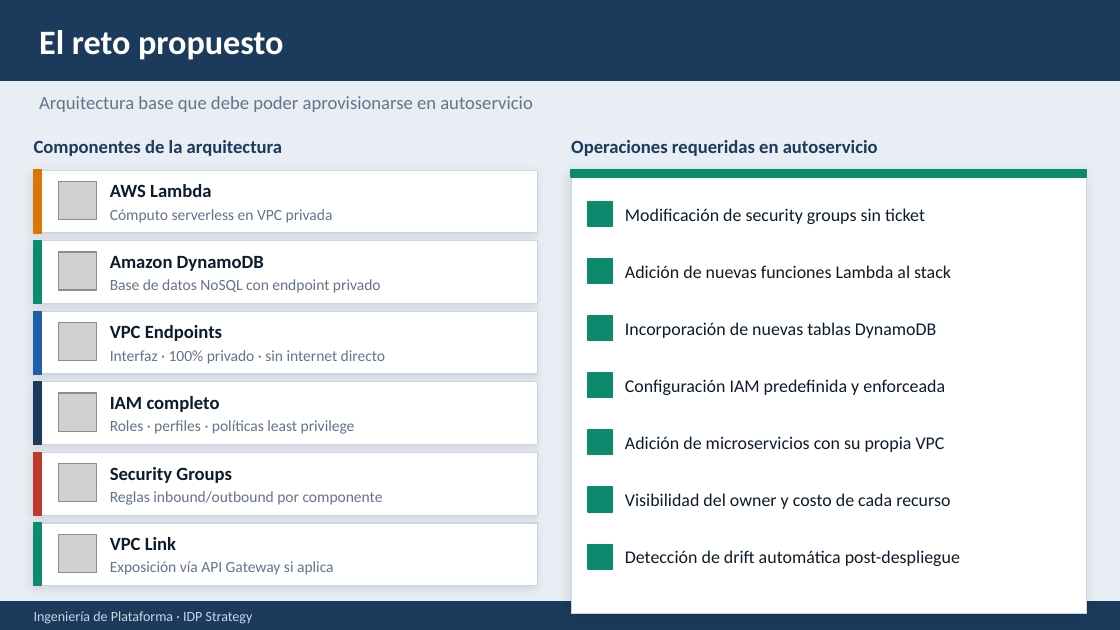
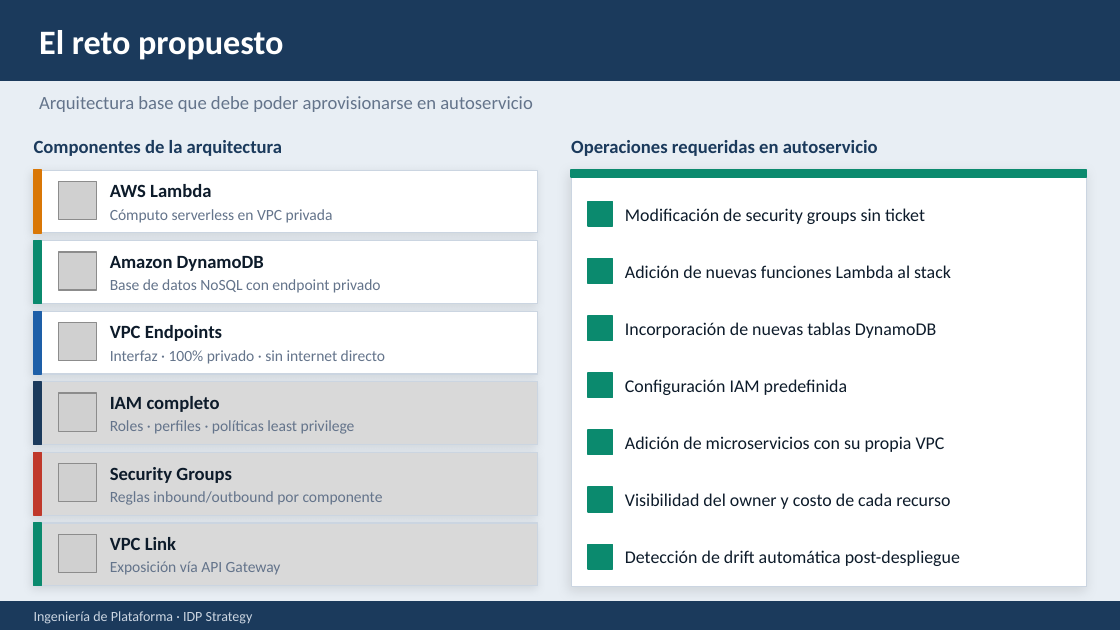
Before and after one commit to demos-and-pilots/port-aws-golden-path, a slide deck: slide 4 of presentation/IDP_Strategy_Port_CFN_GitHubActions.pptx. Drawn at 1120x630 pixels with LibreOffice and Linux fonts; fonts in the diff are those of the drawing; grey boxes stand for pictures. Boxes give left, top, right and bottom in pixels: in the first picture for what was removed or moved away, otherwise in the second. Text is boxed around its words. In the diff, an @@ line names an element or a change of style, - is before the commit and + after.

```diff
--- a/presentation/IDP_Strategy_Port_CFN_GitHubActions.pptx
+++ b/presentation/IDP_Strategy_Port_CFN_GitHubActions.pptx
@@ rectangle: place and size @@
-rectangle at [571, 170, 1086, 614]
+rectangle at [571, 170, 1086, 587]
@@ text at [625, 379, 847, 395]: text changed @@
-Configuración IAM predefinida y enforceada
+Configuración IAM predefinida
@@ fill #FFFFFF to #D9D9D9 in 3 elements at [34, 382, 538, 445], [34, 452, 538, 515], [34, 523, 538, 586] @@
@@ text at [110, 561, 281, 575]: text changed @@
-Exposición vía API Gateway si aplica
+Exposición vía API Gateway
```
Also in this commit, not shown: 5 other slides changed, 1 slide added, 3 other files.
